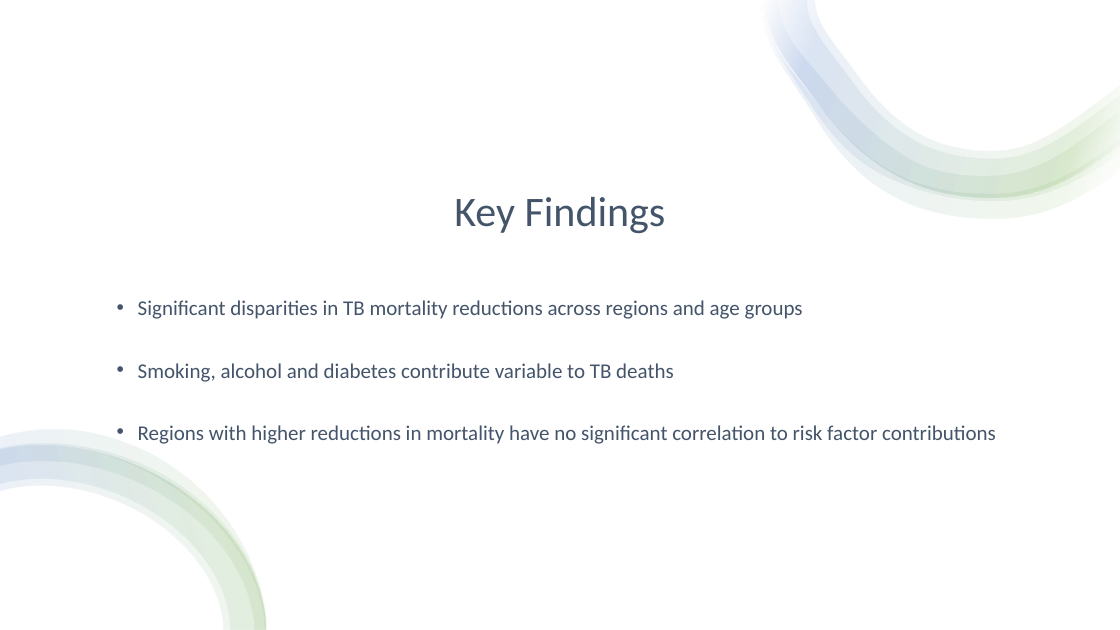
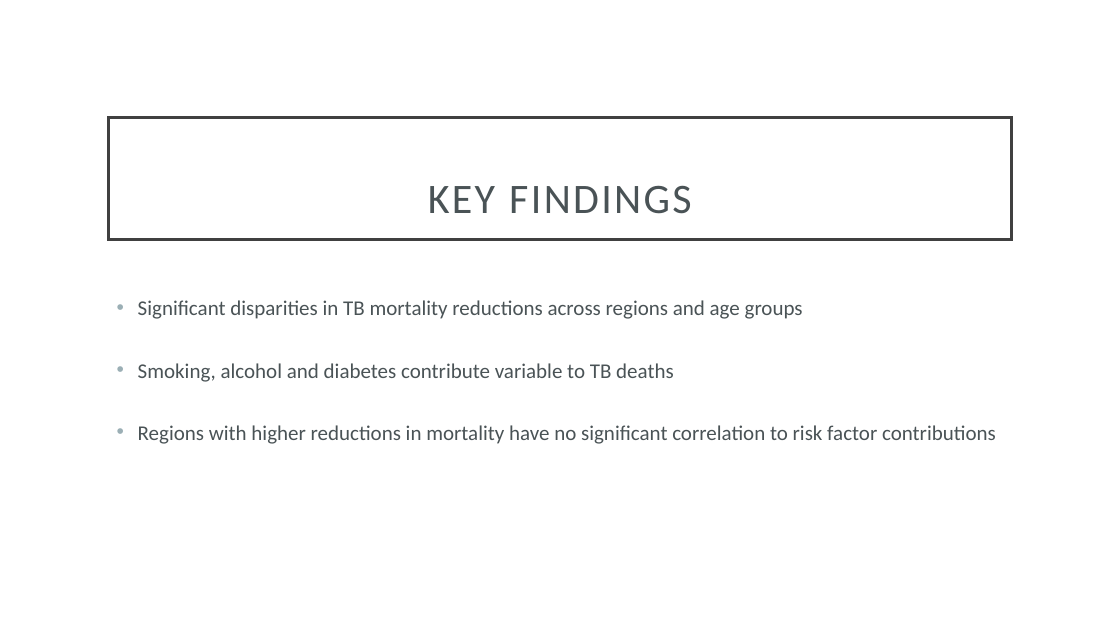
Before and after one commit to smwhikeh/HMS_520_Final_Project_TB, a slide deck: slide 12 of HMS_520_Final_Presentation_Whikehart_Naing.pptx (slide 11 before the commit). Drawn at 1120x630 pixels with LibreOffice and Linux fonts; fonts in the diff are those of the drawing. Boxes give left, top, right and bottom in pixels: in the first picture for what was removed or moved away, otherwise in the second. Text is boxed around its words. In the diff, an @@ line names an element or a change of style, - is before the commit and + after.

```diff
--- a/HMS_520_Final_Presentation_Whikehart_Naing.pptx
+++ b/HMS_520_Final_Presentation_Whikehart_Naing.pptx
@@ rectangle removed at bbox=[0, 0, 1120, 630] @@
@@ group removed at bbox=[762, 0, 1120, 219]: 4 freeform shapes @@
@@ title "KEY FINDINGS": place and size @@
-title "KEY FINDINGS" at bbox=[454, 197, 666, 233]
+title "KEY FINDINGS" at bbox=[108, 118, 1012, 239]
@@ title "KEY FINDINGS" at bbox=[108, 118, 1012, 239]: fill none to #FFFFFF; outline none to #404040 2.5 pt @@
@@ title at bbox=[428, 185, 692, 214]: text changed; text colour #44546A to #4A5356 @@
-Key Findings
+KEY FINDINGS
@@ text "Significant disparities in TB mortality ..." at bbox=[138, 300, 996, 444]: text colour #44546A to #4A5356 @@
@@ group removed at bbox=[0, 430, 266, 630]: 4 freeform shapes @@
```
Also in this commit, not shown: 16 other slides changed, 2 slides added, 1 slide removed, 5 other files.
